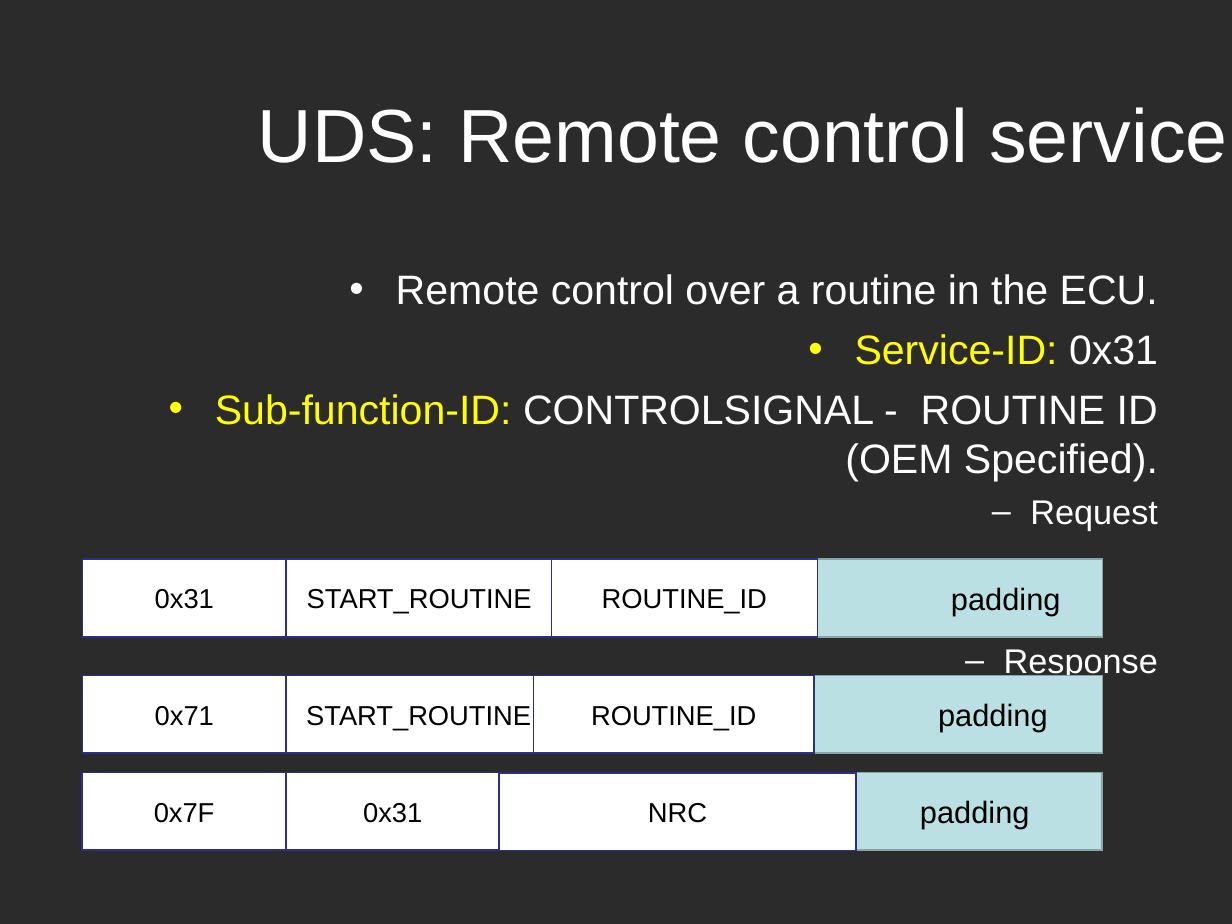
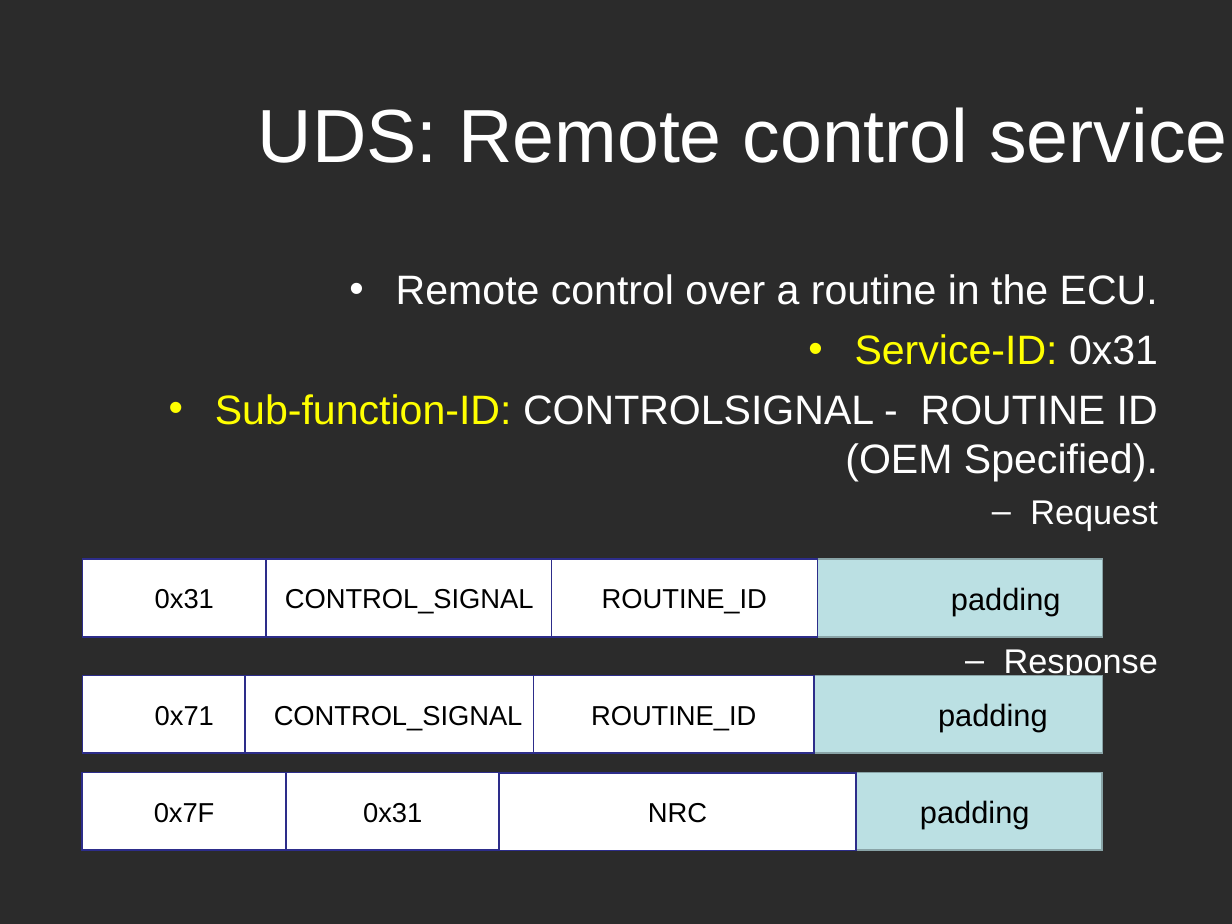
Before and after one commit to Marcelle-Samir/Firmware_Over_The_Air, a slide deck: slide 25 of project Documentation/Second week/Search-UDS.ppt. Drawn at 1232x924 pixels with LibreOffice and Linux fonts; fonts in the diff are those of the drawing; background and template pictures are left out; a plain dark background stands for a picture behind light text. Boxes give left, top, right and bottom in pixels: in the first picture for what was removed or moved away, otherwise in the second. Text is boxed around its words. In the diff, an @@ line names an element or a change of style, - is before the commit and + after.

```diff
--- a/project Documentation/Second week/Search-UDS.ppt
+++ b/project Documentation/Second week/Search-UDS.ppt
@@ rectangle "CONTROL_SIGNAL": place and size @@
-rectangle "CONTROL_SIGNAL" at (286, 559, 552, 637)
+rectangle "CONTROL_SIGNAL" at (266, 559, 552, 637)
@@ text in rectangle at (285, 589, 534, 614): text changed @@
-START_ROUTINE
+CONTROL_SIGNAL
@@ rectangle "CONTROL_SIGNAL": place and size @@
-rectangle "CONTROL_SIGNAL" at (286, 675, 551, 753)
+rectangle "CONTROL_SIGNAL" at (245, 675, 552, 753)
@@ text in rectangle at (274, 706, 523, 730): text changed @@
-START_ROUTINE
+CONTROL_SIGNAL
```
Also in this commit, not shown: 1 other file.
